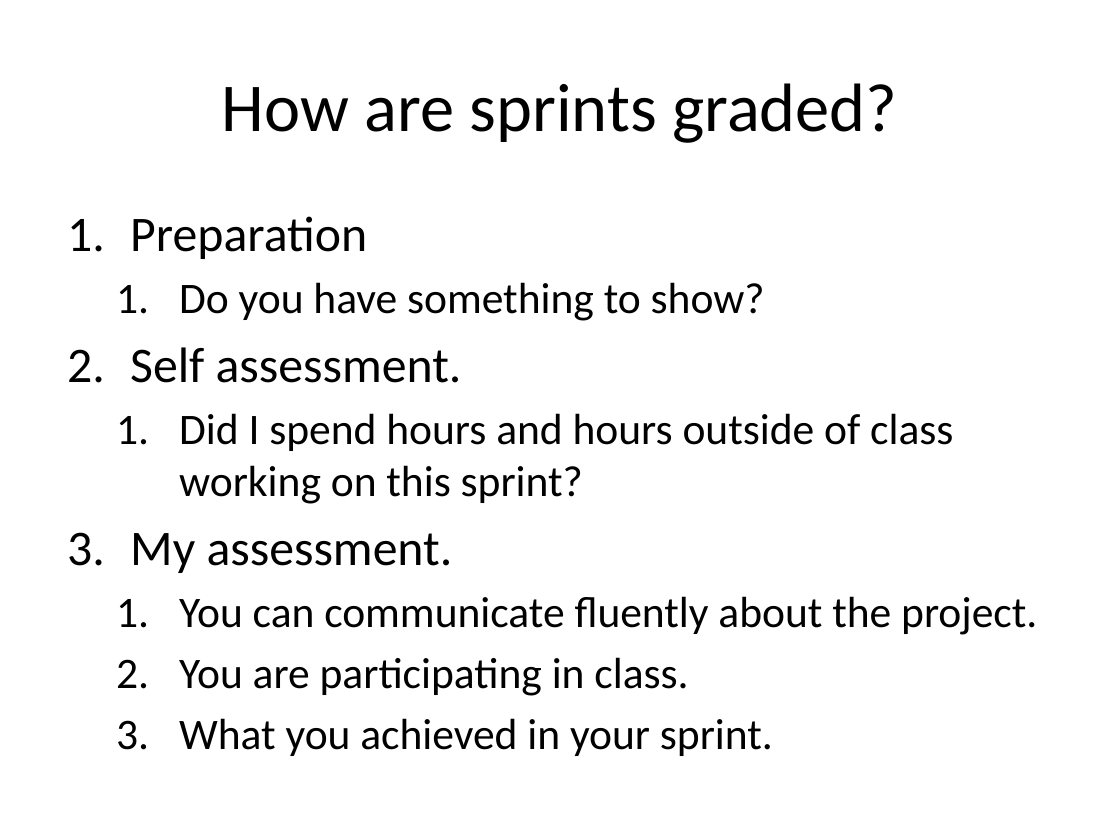
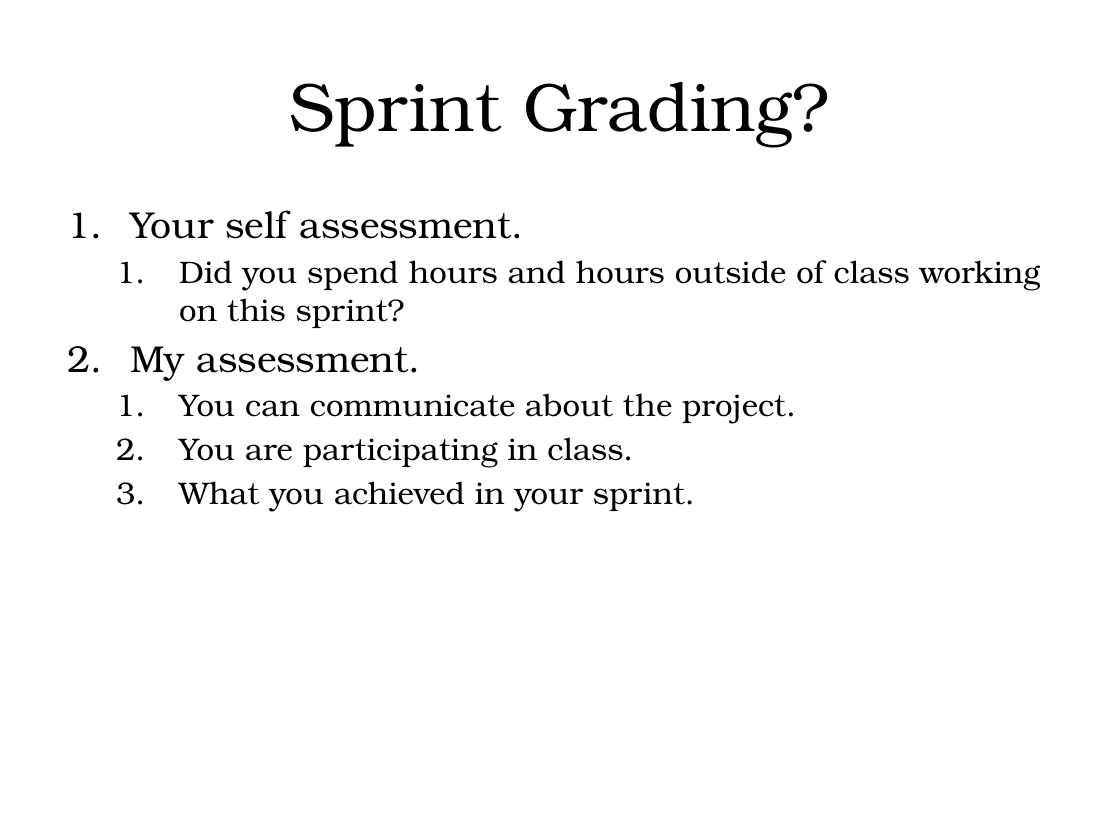
Before and after one commit to bricksphd/teaching, a slide deck: slide 8 of An Agile, Sprint-Based Course.pptx (slide 12 before the commit). Drawn at 1120x840 pixels with LibreOffice and Linux fonts; fonts in the diff are those of the drawing. Boxes give left, top, right and bottom in pixels: in the first picture for what was removed or moved away, otherwise in the second. Text is boxed around its words. In the diff, an @@ line names an element or a change of style, - is before the commit and + after.

```diff
--- a/An Agile, Sprint-Based Course.pptx
+++ b/An Agile, Sprint-Based Course.pptx
@@ title at <box>290,82,830,146</box>: text changed; font Calibri to TeX Gyre Bonum @@
-How are sprints graded?
+Sprint Grading?
@@ text at <box>130,210,1041,328</box>: text changed; size 28 to 20 pt; font Calibri to TeX Gyre Bonum @@
-1. Preparation
-  1. Do you have something to show?
-2. Self assessment.
-  1. Did I spend hours and hours outside of class working on this sprint?
+1. Your self assessment.
+  1. Did you spend hours and hours outside of class working on this sprint?
@@ text at <box>130,346,695,512</box>: size 32 to 24 pt in "My assessment."; font Calibri to TeX Gyre Bonum in "My assessment.", "You are participating in class.", "What you achieved in your sprint."; size 28 to 20 pt in "You are participating in class.", "What you achieved in your sprint."; less space between paragraphs @@
@@ text at <box>179,393,796,424</box>: text changed; size 28 to 20 pt; font Calibri to TeX Gyre Bonum @@
-  1. You can communicate fluently about the project.
+  1. You can communicate about the project.
```
Also in this commit, not shown: 8 other slides changed, 4 slides removed.
